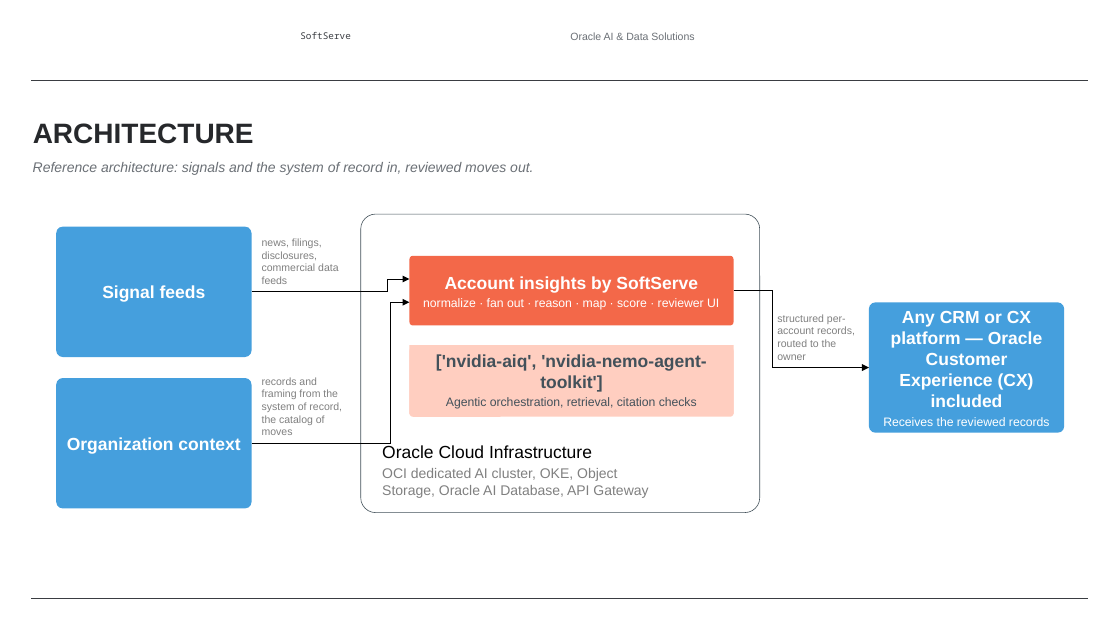
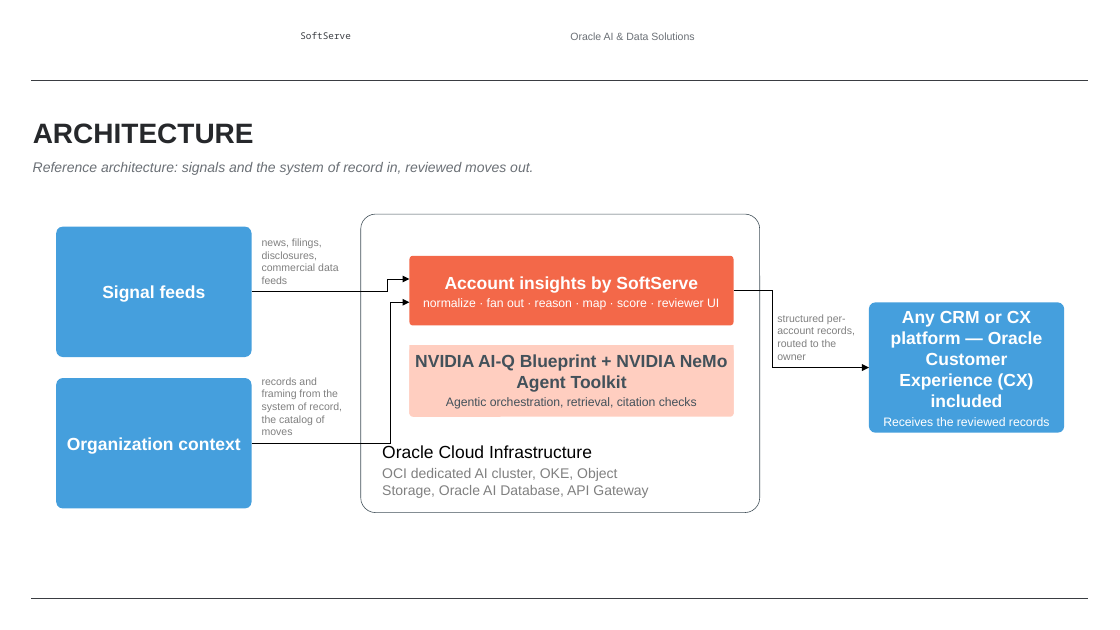
Before and after one commit to alexey-orlov/AO-Personal-OS, a slide deck: slide 8 of outputs/oracle-packs/account-insights/artifacts/account-insights-sales-deck.pptx. Drawn at 1120x630 pixels with LibreOffice and Linux fonts; fonts in the diff are those of the drawing; background and template pictures are left out. Boxes give left, top, right and bottom in pixels: in the first picture for what was removed or moved away, otherwise in the second. Text is boxed around its words. In the diff, an @@ line names an element or a change of style, - is before the commit and + after.

Commit message:
autosync: KN7X2Y65NX 2026-09-23 10:29 (1 changed)

```diff
--- a/outputs/oracle-packs/account-insights/artifacts/account-insights-sales-deck.pptx
+++ b/outputs/oracle-packs/account-insights/artifacts/account-insights-sales-deck.pptx
@@ text in rectangle at [415,354,728,392]: text changed @@
-['nvidia-aiq', 'nvidia-nemo-agent-toolkit']
+NVIDIA AI-Q Blueprint + NVIDIA NeMo Agent Toolkit
```
